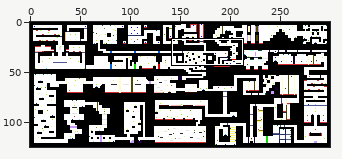
Sprite sheet: res/world/worldh.png. Above, an overview of the earlier version with the close-up marked.
Close-up. First the earlier version:
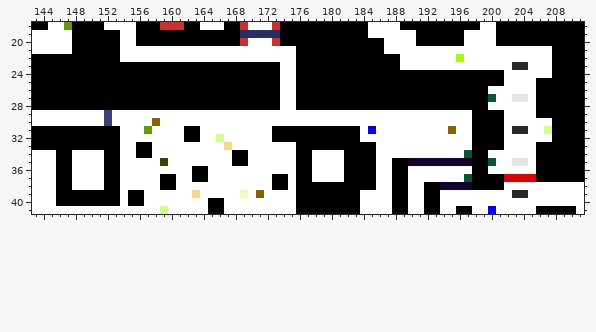
The file is 300x125 pixels. Colours within 5 levels of each other are drawn and written as one. Shown: x 143..211, y 18..41.
Once edited:
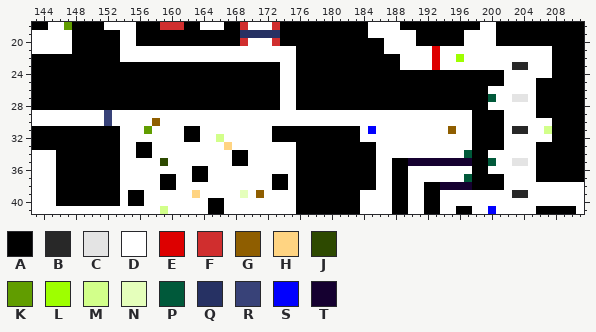
Palette (. is transparent): A #000000  B #282828  C #e4e4e4  D #ffffff  E #dd0000  F #d02e2e  G #8f5e00  H #ffd482  J #2d4900  K #619d00  L #9eff00  M #d2ff8a  N #e5ffbb  P #00593a  Q #263163  R #384278  S #0100fe  T #150030
The edit:
Changed rows in their new state; - is an unchanged pixel.
first column x 193:
21 E
22 E
23 E
first column x 148:
34 AAAA--------------------------AAAA------------------------
35 AAAA--------------------------AAAA------------------------
36 AAAA--------------------------AAAA------------------------
37 AAAA--------------------------AAAA--------------------DDDD
38 AAAA------------------------------------------------------
Pixel boxes of the changes (left, top, right, bottom) in both close-ups:
changed: (432, 46, 440, 70)
changed: (72, 150, 104, 190)
changed: (312, 150, 344, 182)
changed: (504, 174, 536, 182)
